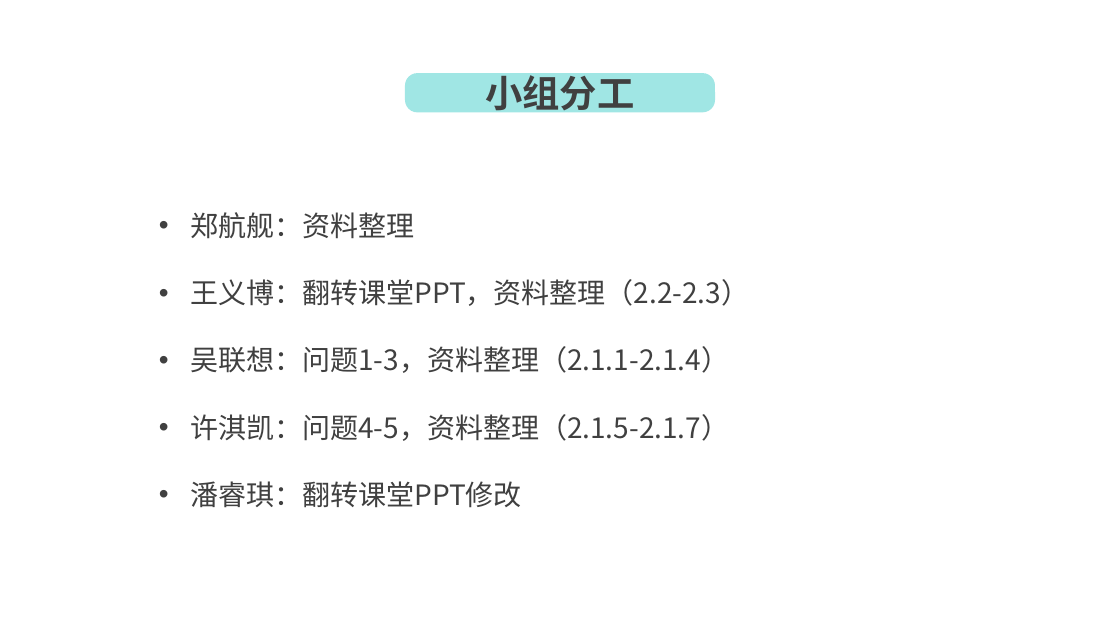
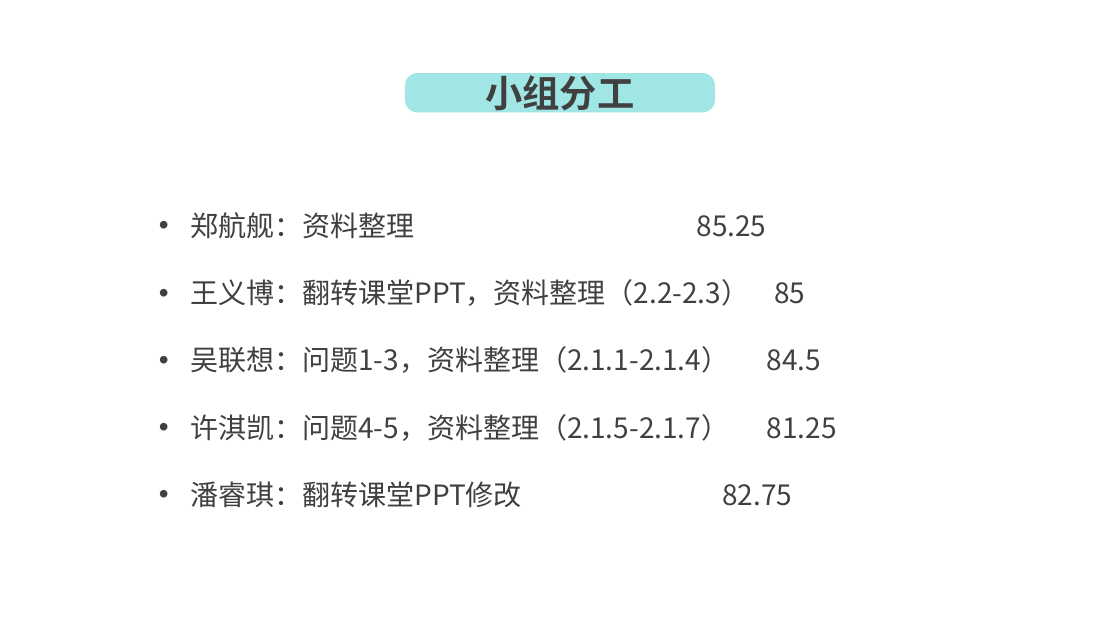
Before and after one commit to lenovo-wu/G016ZUCC-SRA2022, a slide deck: slide 39 of 翻转课堂2.pptx. Drawn at 1120x630 pixels with LibreOffice and Linux fonts; fonts in the diff are those of the drawing; background and template pictures are left out. Boxes give left, top, right and bottom in pixels: in the first picture for what was removed or moved away, otherwise in the second. Text is boxed around its words. In the diff, an @@ line names an element or a change of style, - is before the commit and + after.

```diff
--- a/翻转课堂2.pptx
+++ b/翻转课堂2.pptx
@@ text at [190, 212, 837, 508]: text changed @@
-• 郑航舰：资料整理
-• 王义博：翻转课堂PPT，资料整理（2.2-2.3）
-• 吴联想：问题1-3，资料整理（2.1.1-2.1.4）
-• 许淇凯：问题4-5，资料整理（2.1.5-2.1.7）
-• 潘睿琪：翻转课堂PPT修改
+• 郑航舰：资料整理 85.25
+• 王义博：翻转课堂PPT，资料整理（2.2-2.3） 85
+• 吴联想：问题1-3，资料整理（2.1.1-2.1.4） 84.5
+• 许淇凯：问题4-5，资料整理（2.1.5-2.1.7） 81.25
+• 潘睿琪：翻转课堂PPT修改 82.75
```
Also in this commit, not shown: 1 slide added.
